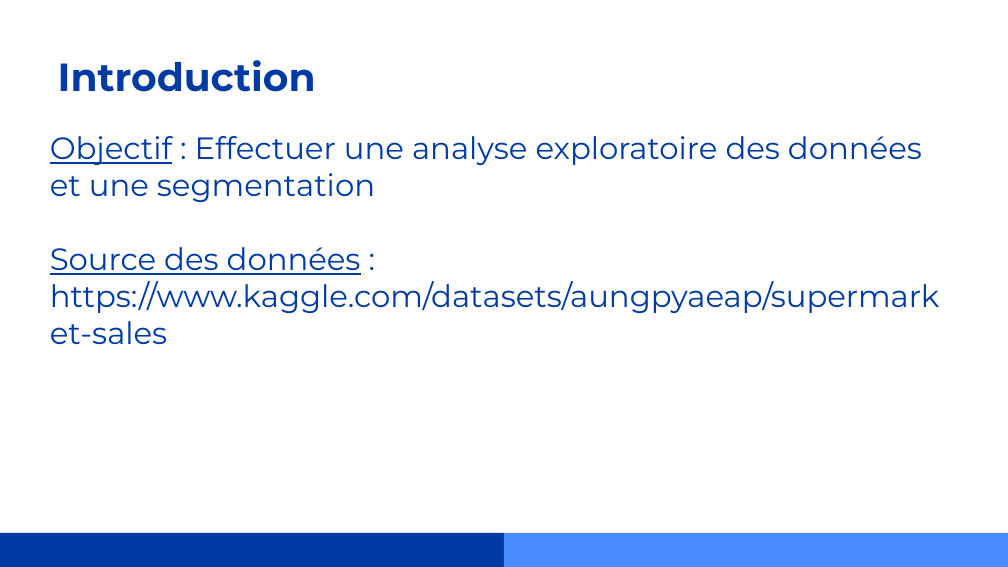
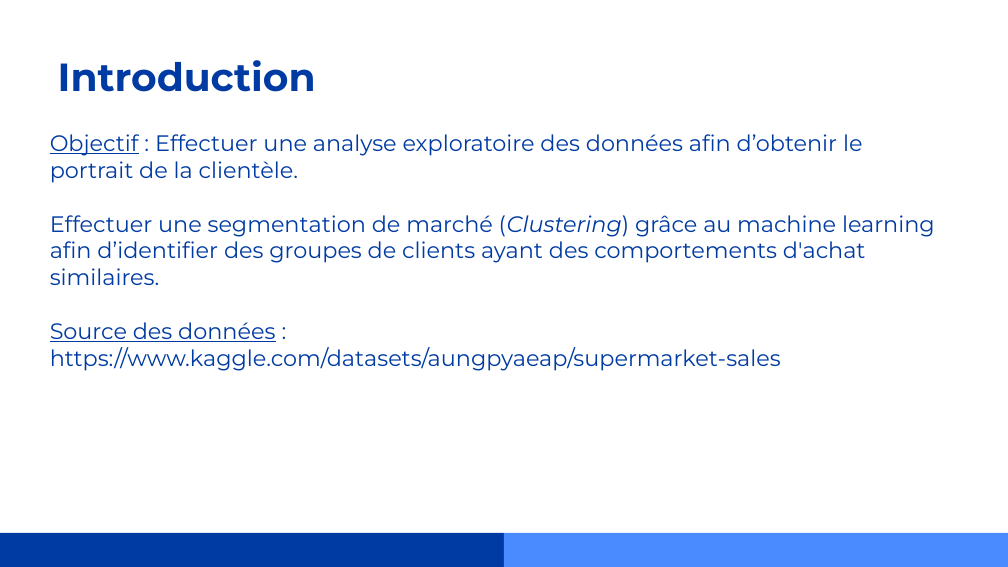
Before and after one commit to caseguin/Clustering, a slide deck: slide 2 of SuperMarket_clustering2.odp. Drawn at 1008x567 pixels with LibreOffice and Linux fonts; fonts in the diff are those of the drawing. Boxes give left, top, right and bottom in pixels: in the first picture for what was removed or moved away, otherwise in the second. Text is boxed around its words. In the diff, an @@ line names an element or a change of style, - is before the commit and + after.

```diff
--- a/SuperMarket_clustering2.odp
+++ b/SuperMarket_clustering2.odp
@@ title at [50,134,935,371]: text changed; size 22 to 16 pt @@
-Objectif : Effectuer une analyse exploratoire des données et une segmentation
-Source des données : https://www.kaggle.com/datasets/aungpyaeap/supermarket-sales
+Objectif : Effectuer une analyse exploratoire des données afin d’obtenir le portrait de la clientèle.
+Effectuer une segmentation de marché (Clustering) grâce au machine learning afin d’identifier des groupes de clients ayant des comportements d'achat similaires.
+Source des données : https://www.kaggle.com/datasets/aungpyaeap/supermarket-sales
```
Also in this commit, not shown: 24 other slides changed, 4 slides added, 3 slides removed, 13 other files.
